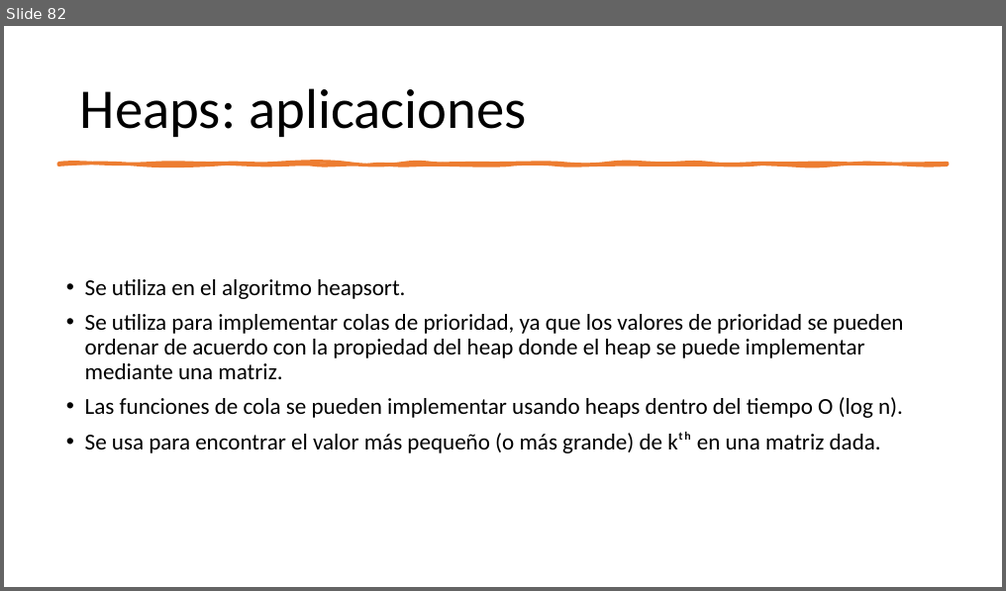
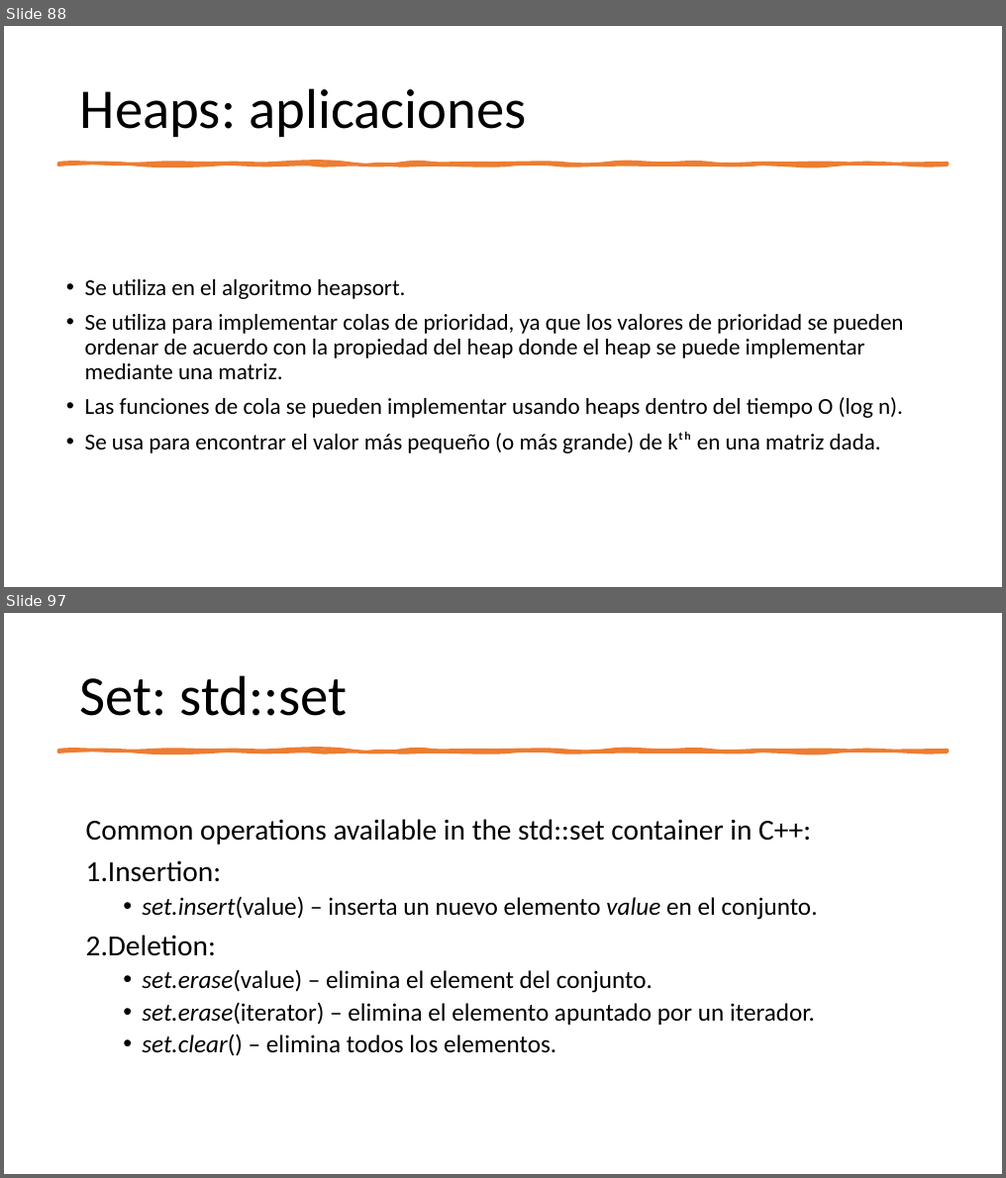
Before and after one commit to ppa-docencia-u/usm-ejemplos-estdatos, a slide deck: presentacion/Estructuras de datos-1.pptx. Shown one above the other, each under a label of ours: slide 82 before the commit, slides 88 and 97 after it; the slides between them are not shown. The pictures are 1006x591 and 1006x1178 pixels, drawn with LibreOffice and Linux fonts; fonts in the diff are those of the drawing. Boxes give left, top, right and bottom in pixels: in the first picture for what was removed or moved away, otherwise in the second. Text is boxed around its words. In the diff, an @@ line names an element or a change of style, - is before the commit and + after.

```diff
--- a/presentacion/Estructuras de datos-1.pptx
+++ b/presentacion/Estructuras de datos-1.pptx
@@ slide 97 added at (4,613,1002,1174), background #FFFFFF @@
@@ title added at (80,675,348,716), 54 pt, text #000000 @@
+Set: std::set
@@ freeform shape added at (58,750,947,752), fill #ED7D31, outline #ED7D31 3.25 pt @@
@@ text added at (86,819,818,1057), 24 pt, text #000000 @@
+Common operations available in the std::set container in C++:
+1. Insertion:
+  • set.insert(value) – inserta un nuevo elemento value en el conjunto.
+2. Deletion:
+  • set.erase(value) – elimina el element del conjunto.
+  • set.erase(iterator) – elimina el elemento apuntado por un iterador.
+  • set.clear() – elimina todos los elementos.
@@ what was slide 82 is now slide 88 @@
```
Also in this commit, not shown: 2 slides changed, 34 other slides added.
